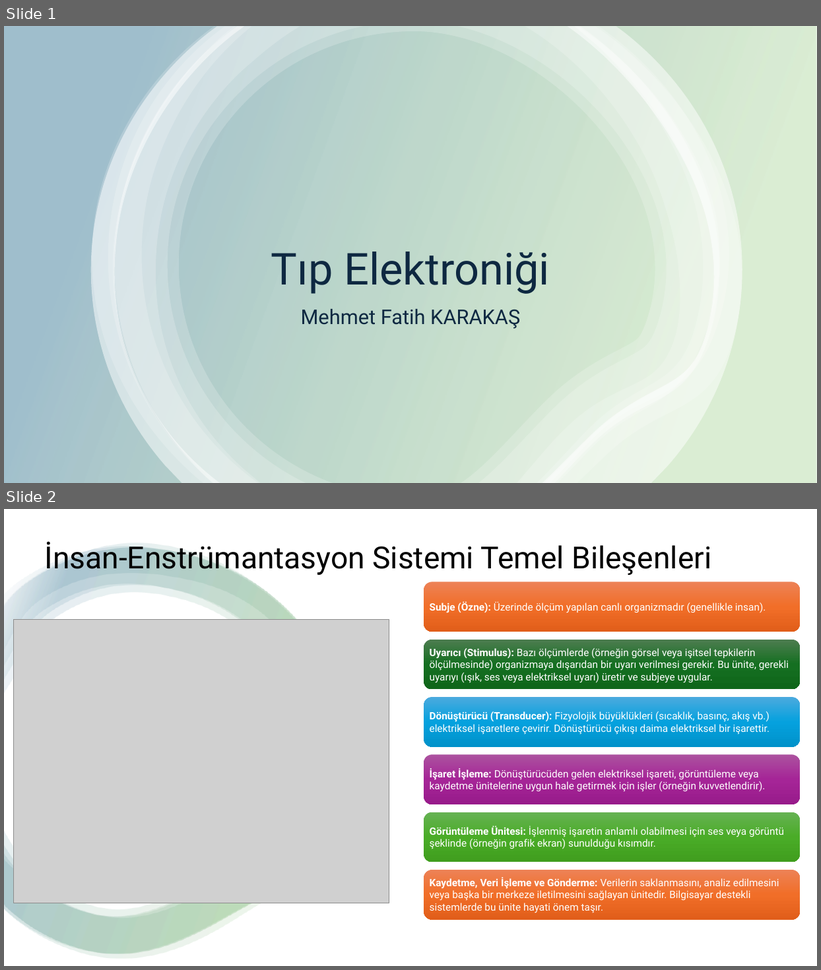
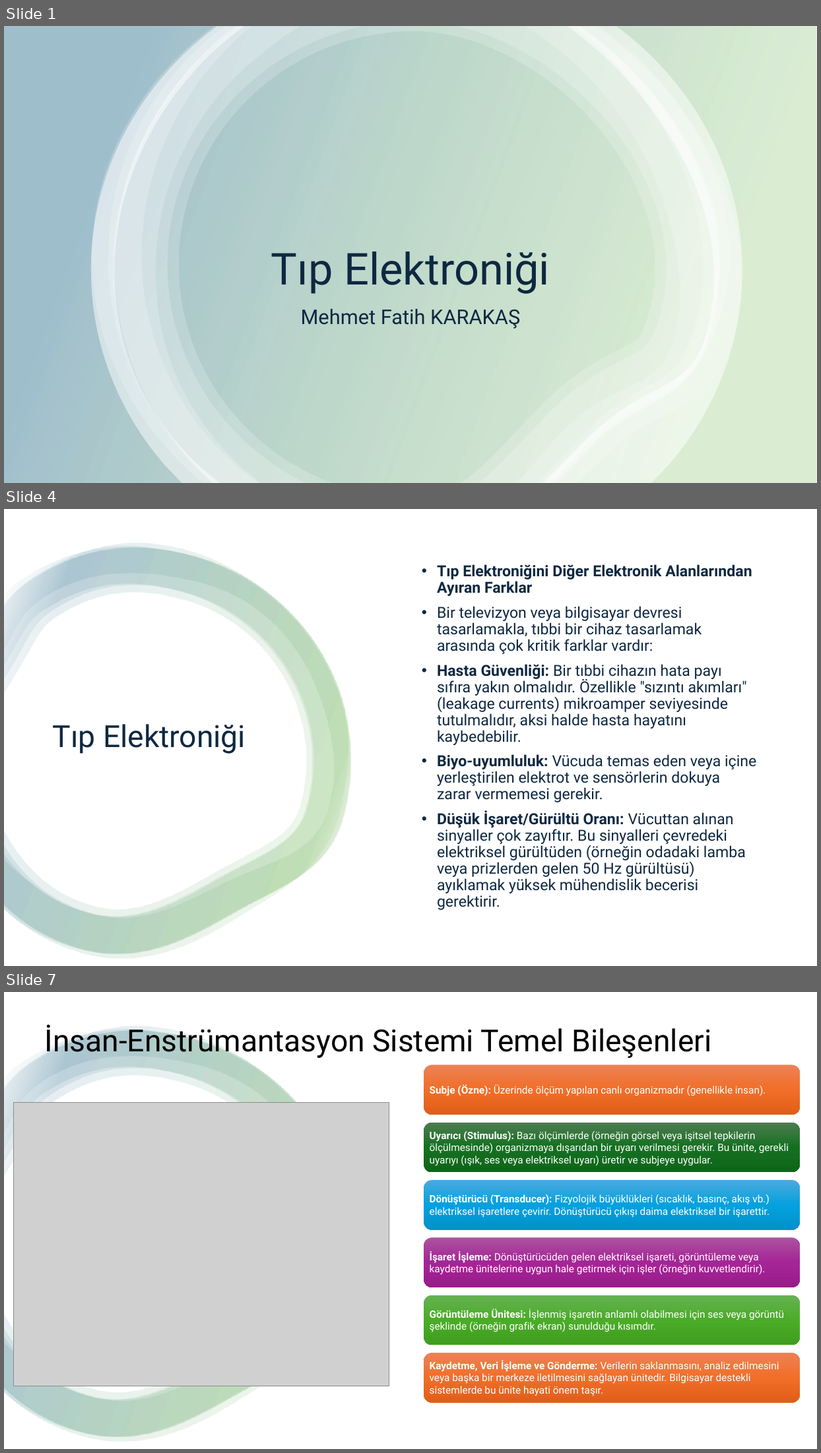
Before and after one commit to karakasmf/Medical-Electronic, a slide deck: Sunum-1.pptx. Shown one above the other, each under a label of ours: slides 1 and 2 before the commit, slides 1, 4 and 7 after it; the slides between them are not shown. The pictures are 821x970 and 821x1453 pixels, drawn with LibreOffice and Linux fonts; fonts in the diff are those of the drawing; grey boxes stand for pictures. Boxes give left, top, right and bottom in pixels: in the first picture for what was removed or moved away, otherwise in the second. Text is boxed around its words. In the diff, an @@ line names an element or a change of style, - is before the commit and + after.

```diff
--- a/Sunum-1.pptx
+++ b/Sunum-1.pptx
@@ slide 4 added at <box>4,509,817,966</box>, background #FFFFFF @@
@@ rectangle added at <box>4,509,817,966</box>, fill #FFFFFF @@
@@ group added at <box>4,543,351,959</box>: 4 freeform shapes @@
@@ text added at <box>437,564,756,910</box>, 18 pt, text #0E2841 @@
+• Tıp Elektroniğini Diğer Elektronik Alanlarından Ayıran Farklar
+• Bir televizyon veya bilgisayar devresi tasarlamakla, tıbbi bir cihaz tasarlamak arasında çok kritik farklar vardır:
+• Hasta Güvenliği: Bir tıbbi cihazın hata payı sıfıra yakın olmalıdır. Özellikle "sızıntı akımları" (leakage currents) mikroamper seviyesinde tutulmalıdır, aksi halde hasta hayatını kaybedebilir.
+• Biyo-uyumluluk: Vücuda temas eden veya içine yerleştirilen elektrot ve sensörlerin dokuya zarar vermemesi gerekir.
+• Düşük İşaret/Gürültü Oranı: Vücuttan alınan sinyaller çok zayıftır. Bu sinyalleri çevredeki elektriksel gürültüden (örneğin odadaki lamba veya prizlerden gelen 50 Hz gürültüsü) ayıklamak yüksek mühendislik becerisi gerektirir.
@@ title added at <box>53,724,246,754</box>, 36 pt, text #0E2841 @@
+Tıp Elektroniği
@@ what was slide 2 is now slide 7 @@
```
Also in this commit, not shown: 4 other slides added.
